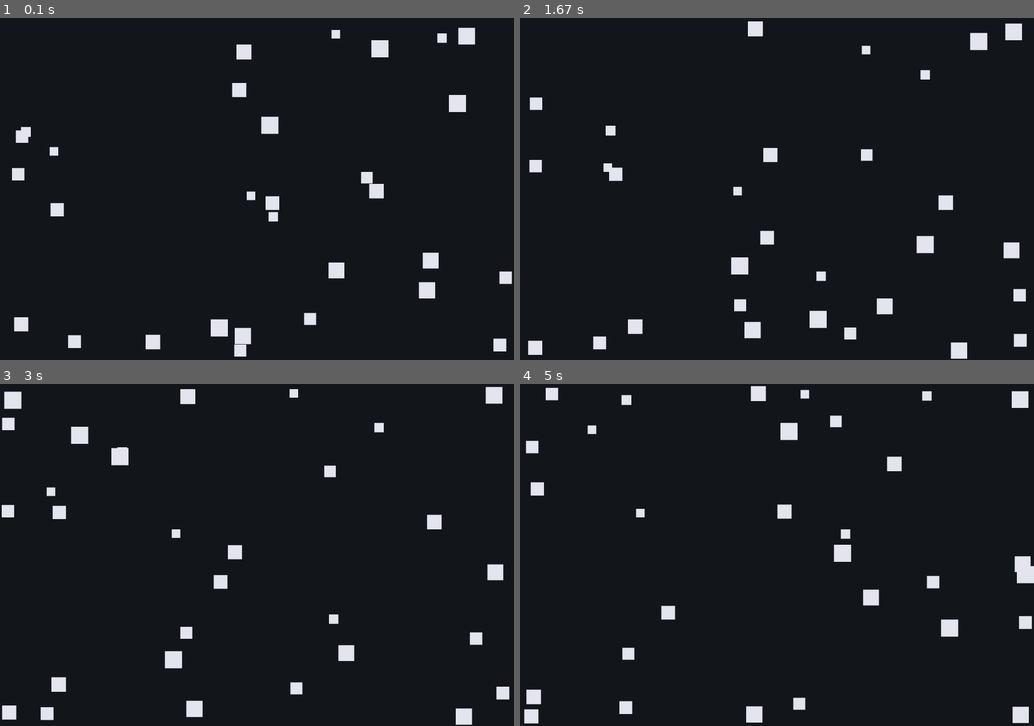
Above: before the commit, frames 1-4 (two rows, left to right).
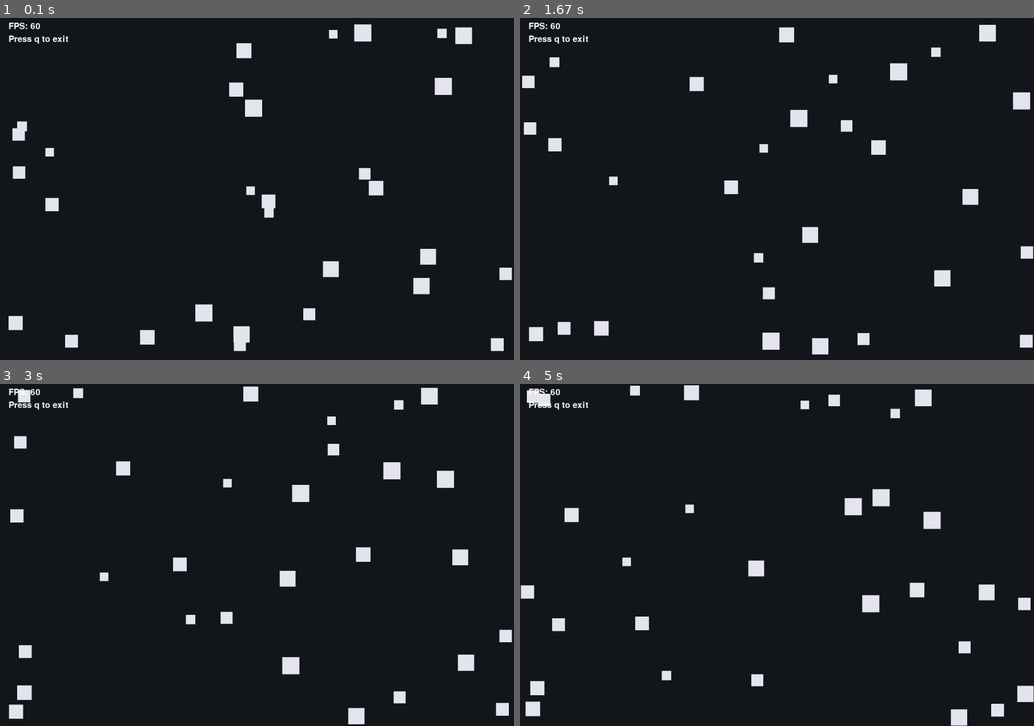
Above: after the commit, the same moments.

Repository: tuanminhhoang/lab8-pygame
Game: pygame game, started from main.py
Same seed, same stepped clock (60 frames per second), same inputs: the game is played once before the commit and once after it.
Inputs:
- Up to frame 1 (0.1 s): no input
- Up to frame 2 (1.67 s): no input
- Up to frame 3 (3 s): no input
- Up to frame 4 (5 s): no input

The runs differ from the first frame. In frame 1, 3.6% of the frame differs, in the area x 1-100%, y 1-99%; in frame 2, 6.7%, in the area x 0-100%, y 1-100%; in frame 3, 6.6%; in frame 4, 6.3%.

Commit message:
lifespan, and fps display

Diff:
--- a/main.py
+++ b/main.py
@@ -1,28 +1,28 @@
 """Pygame simulation of moving squares with simple steering behavior.
 
 This module demonstrates a compact game-loop architecture with:
-- world initialization (`create_squares`)
-- per-frame updates (`update_world`)
-- drawing (`draw_world`)
-- event handling (`handle_events`)
-
-Movement uses delta time (`dt`) so velocity is in pixels per second. Each
-square can steer away from the closest larger square and bounces off the window
-boundaries.
+- world initialization (``create_squares``)
+- per-frame updates (``update_world``)
+- drawing (``draw_world``)
+- event handling (``handle_events``)
+
+Movement uses delta time (``dt``) so velocity is in pixels per second. Each
+square can steer away from the closest larger square, bounce off the window
+boundaries, and be respawned after its lifespan expires.
 """
 
 from __future__ import annotations
-from dataclasses import dataclass
 from typing import List, Tuple
 from pygame.math import Vector2
 
 import pygame
 import random
-
-SCREEN_WIDTH = 1200
-SCREEN_HEIGHT = 800
-FPS = 60
-SQUARE_COUNT = 30
+import time
+
+SCREEN_WIDTH: int = 1200
+SCREEN_HEIGHT: int = 800
+FPS: int = 60
+SQUARE_COUNT: int = 30
 BACKGROUND_COLOR = (20, 24, 28)
 SQUARE_COLOR = (230, 230, 240)
 
@@ -37,16 +37,27 @@
     - center: derived center point used for distance and steering logic.
     """
 
-    def __init__(self, x: float, y: float, vx: float, vy: float, size: int):
-        """Initialize position, velocity, size, and derived center."""
+    def __init__(
+        self,
+        x: float,
+        y: float,
+        vx: float,
+        vy: float,
+        size: int,
+        birth_time: float,
+        lifespan: int,
+    ):
+        """Initialize position, velocity, size, and lifetime tracking."""
 
         self.x = x
         self.y = y
         self.moving_vector = Vector2(vx, vy)
         self.size = size
         self.center = Vector2(self.x + (self.size / 2), self.y + (self.size / 2))
-
-    def larger_squares(self, others: List[Square]) -> Square:
+        self.birth_time = birth_time
+        self.lifespan = lifespan
+
+    def larger_squares(self, others: List[Square]) -> List[Square]:
         """Return all squares from `others` with a strictly larger size."""
         larger = []
         for square in others:
@@ -67,7 +78,7 @@
         else:
             return self
 
-    def run_away(self, others: List[Square], dt: float):
+    def run_away(self, others: List[Square], dt: float) -> Vector2:
         """Rotate current velocity away from the nearest larger square.
 
         The rotation amount is clamped by a per-frame turn rate so steering is
@@ -77,9 +88,9 @@
         if threat is self:
             return self.moving_vector
         v = Vector2(self.center - threat.center)
-        v = v.normalize()
         if v.length_squared() == 0:
             return self.moving_vector
+        v = v.normalize()
         avoid_speed = 200
         self.moving_vector += v * avoid_speed * dt
         max_speed = 100
@@ -89,20 +100,58 @@
 
 
 def create_squares(count: int) -> List[Square]:
-    """Create random squares with valid initial position and velocity."""
+    """Create random squares with valid initial position, velocity, and lifespan."""
     squares: List[Square] = []
-    # Placeholder values only. Replace with real random initialization logic.
     for _ in range(count):
         size = random.randint(20, 40)
         x = random.randint(0, SCREEN_WIDTH - size)
         y = random.randint(0, SCREEN_HEIGHT - size)
-        vx = 500
-        vy = 500
-        squares.append(Square(x=x, y=y, vx=vx, vy=vy, size=size))
+        vx = random.uniform(-100, 100)
+        vy = random.uniform(-100, 100)
+        birth_time = time.time()
+        lifespan = random.randint(30, 180)
+        squares.append(
+            Square(
+                x=x,
+                y=y,
+                vx=vx,
+                vy=vy,
+                size=size,
+                birth_time=birth_time,
+                lifespan=lifespan,
+            )
+        )
     return squares
 
-
-def check_for_bounds(square: Square, bounds: Tuple[int, int]):
+def reborn(squares: List[Square]) -> List[Square]:
+    """Add new squares until the world reaches the target population."""
+    while len(squares) < SQUARE_COUNT:
+        size = random.randint(20, 40)
+        x = random.randint(0, SCREEN_WIDTH - size)
+        y = random.randint(0, SCREEN_HEIGHT - size)
+        vx = random.uniform(-100, 100)
+        vy = random.uniform(-100, 100)
+        birth_time = time.time()
+        lifespan = random.randint(30, 180)
+        squares.append(
+            Square(
+                x=x,
+                y=y,
+                vx=vx,
+                vy=vy,
+                size=size,
+                birth_time=birth_time,
+                lifespan=lifespan,
+            )
+        )
+    return squares
+
+def death(squares: List[Square]) -> List[Square]:
+    """Remove squares whose lifespan has expired."""
+    squares[:] = [s for s in squares if time.time() - s.birth_time < s.lifespan]
+    return squares
+
+def check_for_bounds(square: Square, bounds: Tuple[int, int]) -> Tuple[float, float, Vector2]:
     """Clamp square to bounds and reflect velocity when a wall is hit."""
     if square.x < 0:
         square.x = 0
@@ -122,14 +171,21 @@
 
     return square.x, square.y, square.moving_vector
 
-def free_from_border(square: Square, bounds: Tuple[int, int]):
+def free_from_border(square: Square, bounds: Tuple[int, int]) -> Vector2:
+    """Nudge a square away from borders when its speed becomes too low."""
     if square.x <= 1 or square.x >= bounds[0] - square.size - 1:
         if abs(square.moving_vector.x) < 30:
-            square.moving_vector.x += 100
+            if square.x <= 1:
+                square.moving_vector.x += 100
+            else:
+                square.moving_vector.x -= 100
 
     if square.y <= 1 or square.y >= bounds[1] - square.size - 1:
         if abs(square.moving_vector.y) < 30:
-            square.moving_vector.y += 100
+            if square.y <= 1:
+                square.moving_vector.y += 100
+            else:
+                square.moving_vector.y -= 100
     return square.moving_vector
 
 def update_square(
@@ -155,7 +211,9 @@
     square.center = Vector2((square.x + square.size) / 2, (square.y + square.size) / 2)
 
 def update_world(squares: List[Square], bounds: Tuple[int, int], dt: float) -> None:
-    """Update all squares each frame."""
+    """Update the full simulation state for one frame."""
+    squares = death(squares)
+    squares = reborn(squares)
     for square in squares:
         update_square(square, squares, bounds, dt)
 
@@ -163,21 +221,26 @@
 def draw_world(screen: pygame.Surface, squares: List[Square]) -> None:
     """Clear the screen and draw each square as a filled rectangle."""
     screen.fill(BACKGROUND_COLOR)
-
-    for _square in squares:
+    for square in squares:
         pygame.draw.rect(
             screen,
             SQUARE_COLOR,
-            pygame.Rect(_square.x, _square.y, _square.size, _square.size),
+            pygame.Rect(square.x, square.y, square.size, square.size),
         )
-
 
 def handle_events() -> bool:
     """Process pygame events and report whether the app should keep running."""
     for event in pygame.event.get():
         if event.type == pygame.QUIT:
             return False
+        if event.type == pygame.KEYDOWN and event.key == pygame.K_q:
+            return False
     return True
+
+def draw_text(text: str, font: pygame.font.Font, text_col, x: int, y: int, screen: pygame.Surface) -> None:
+    """Render a text label onto the screen at the given position."""
+    img = font.render(text, True, text_col)
+    screen.blit(img, (x, y))
 
 
 def run() -> None:
@@ -186,6 +249,7 @@
     screen = pygame.display.set_mode((SCREEN_WIDTH, SCREEN_HEIGHT))
     pygame.display.set_caption("Random Squares (Skeleton)")
     clock = pygame.time.Clock()
+    text_font = pygame.font.Font(None, 30)
     squares = create_squares(SQUARE_COUNT)
     running = True
 
@@ -195,6 +259,8 @@
 
         update_world(squares, (SCREEN_WIDTH, SCREEN_HEIGHT), dt)
         draw_world(screen, squares)
+        draw_text(f"FPS: {FPS}", text_font, (255, 255, 255), 20, 10, screen)
+        draw_text("Press q to exit", text_font, (255, 255, 255), 20, 40, screen)
 
         pygame.display.flip()
 
Not shown, changed: README.md
Not shown, changed: CODE_EXPLORER.html
Not shown, changed: JOURNAL.md
